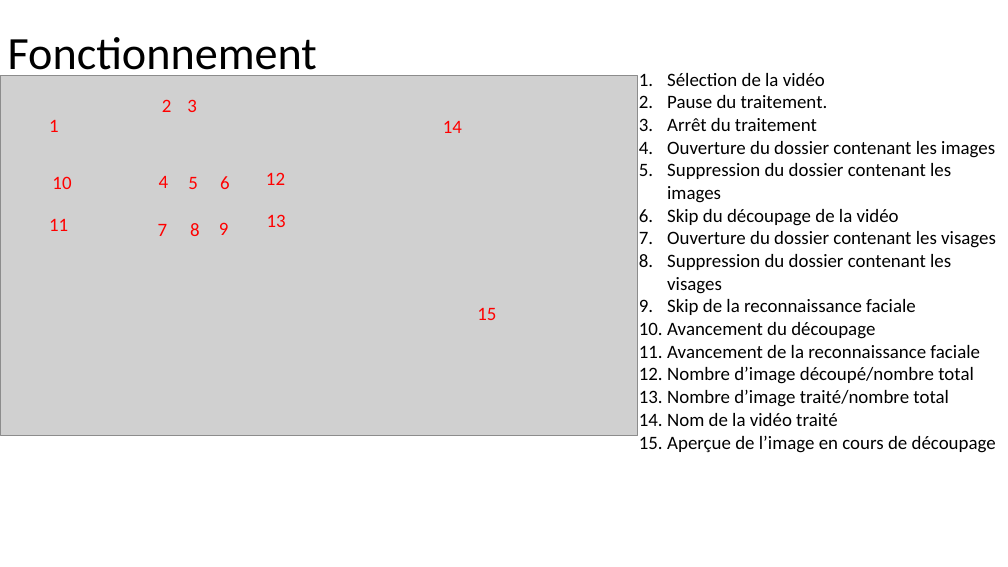
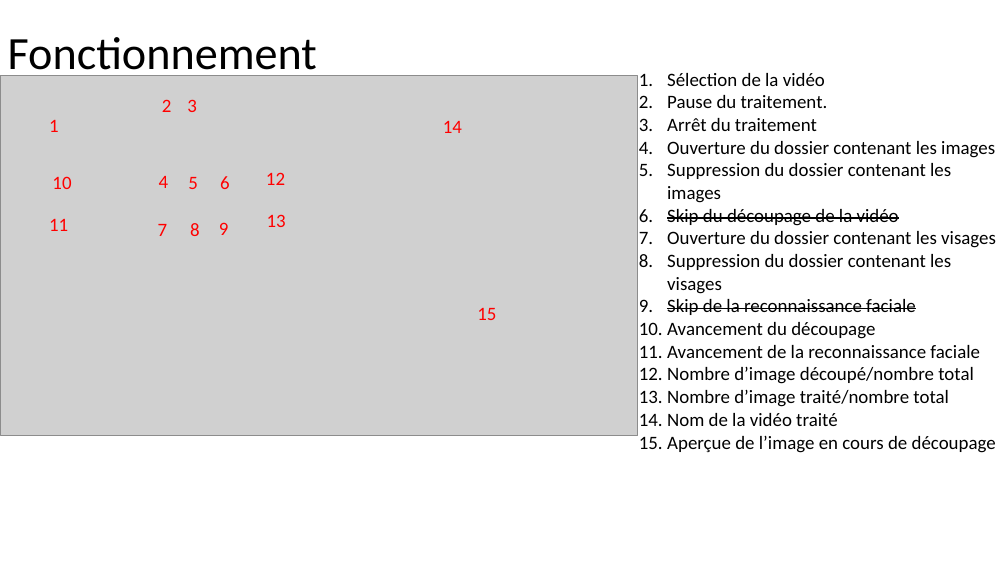
Before and after one commit to chaudois/LieDetectorMicrosoft, a slide deck: slide 5 of Architecture.pptx. Drawn at 1008x567 pixels with LibreOffice and Linux fonts; fonts in the diff are those of the drawing; grey boxes stand for pictures. Boxes give left, top, right and bottom in pixels: in the first picture for what was removed or moved away, otherwise in the second. Text is boxed around its words. In the diff, an @@ line names an element or a change of style, - is before the commit and + after.

```diff
--- a/Architecture.pptx
+++ b/Architecture.pptx
@@ text at (667, 209, 916, 315): strikethrough on in "Skip du découpage de la vidéo", "Skip de la reconnaissance faciale" @@
```
Also in this commit, not shown: 2 other slides changed, 4 slides added, 2 slides removed, 9 other files.
